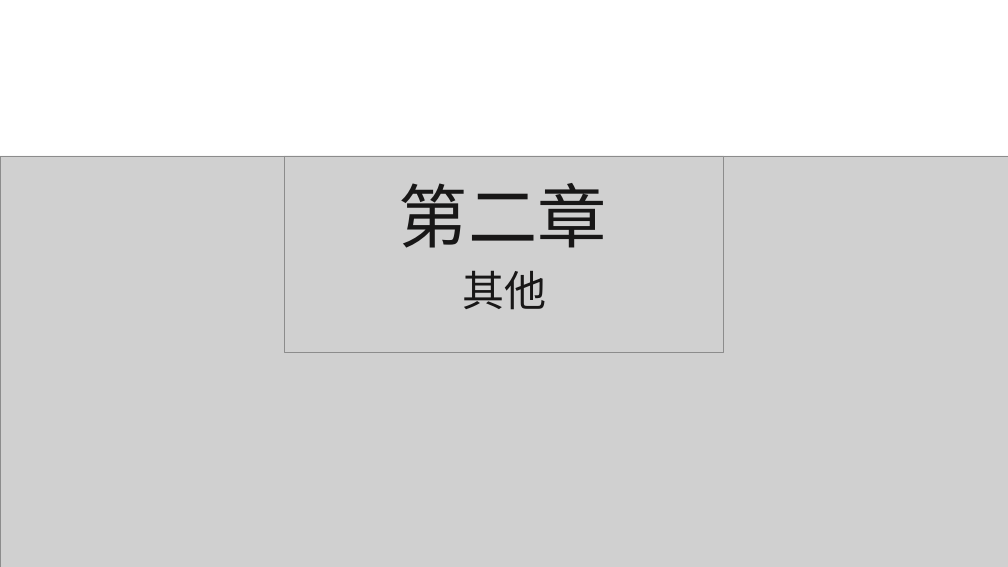
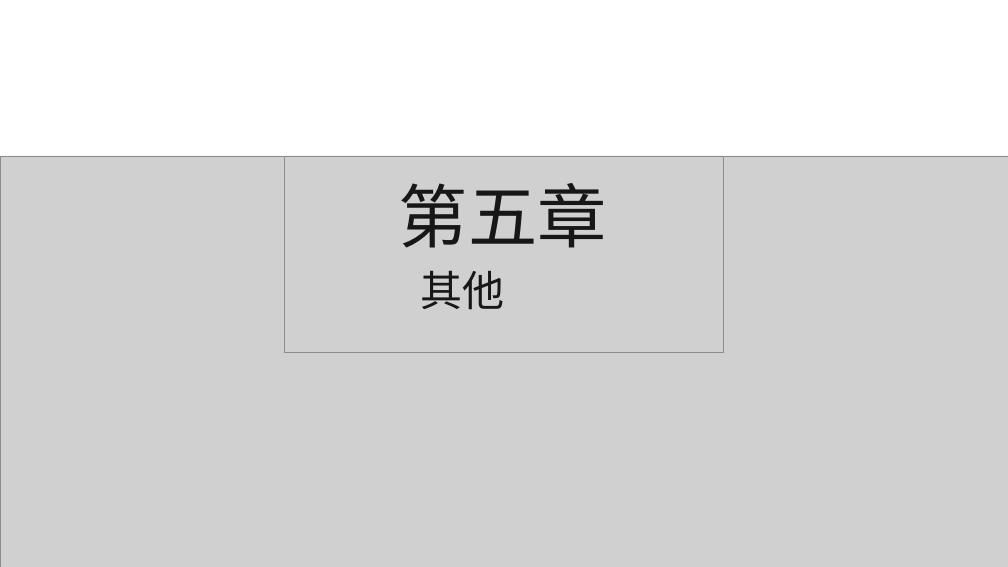
Before and after one commit to diligentsun/new-flappy-bird, a slide deck: slide 13 of 项目实现/项目实现PPT.pptx (slide 8 before the commit). Drawn at 1008x567 pixels with LibreOffice and Linux fonts; fonts in the diff are those of the drawing; grey boxes stand for pictures; background and template pictures are left out. Boxes give left, top, right and bottom in pixels: in the first picture for what was removed or moved away, otherwise in the second. Text is boxed around its words. In the diff, an @@ line names an element or a change of style, - is before the commit and + after.

```diff
--- a/项目实现/项目实现PPT.pptx
+++ b/项目实现/项目实现PPT.pptx
@@ text at [399,183,607,248]: text changed @@
-第二章
+第五章
@@ text "其他": place and size @@
-text "其他" at [463,270,547,310]
+text "其他" at [421,270,505,310]
```
Also in this commit, not shown: 6 other slides changed, 2 slides added, 1 other file.
